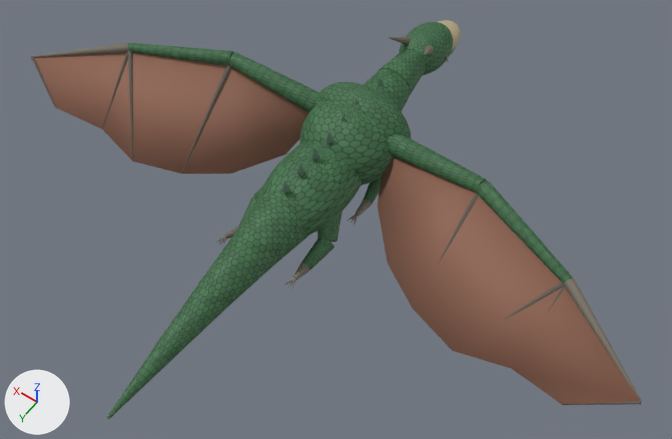
The glTF model apps/aetherwing/public/models/dragon.glb, before and after one commit.
One viewpoint serves both versions: a 50 mm camera at (-10.11, 13.55, 19.65) aimed at (-1.09, 0.91, -0.2). Arrows for +X, +Y and +Z are at lower left; the lights stay in place. The picture after the commit comes second. Vertices at exactly the same position are counted once.

Objects in the first picture: 'Dragon_Body', 'Dragon_Chest', 'Dragon_Head', 'Dragon_Shoulder', 'Dragon_Tail_0', 'Dragon_Tail_1', 'Dragon_Tail_2', 'Dragon_WingArm_L1', 'Dragon_WingArm_L2', 'Dragon_WingArm_R1', 'Dragon_WingArm_R2', 'Dragon_WingFinger_R', 'Dragon_WingMembrane_L', 'Dragon_WingMembrane_R', 'Dragon_WingRib_RA', 'Dragon_WingRib_RB', 'Dragon_WingRib_RC' and 24 more.
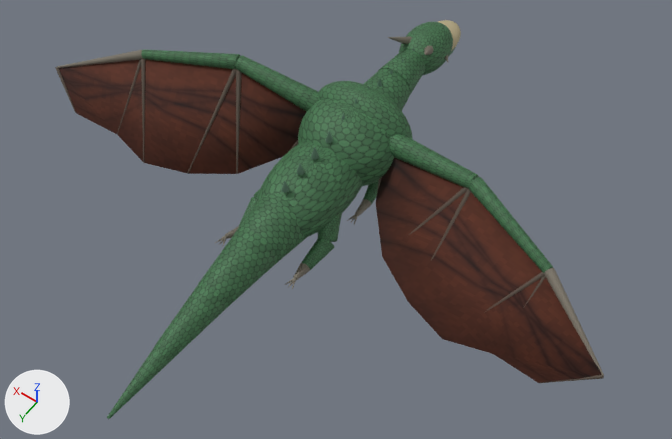
Pixel boxes [x1, y1, x2, y2] of what changed, in the pictures (672 x 439 px; the box of a moved part takes in the faces that stretch with it):
'Dragon_WingMembrane_L', surface changed, reshaped (14% narrower, 9% shorter)
    before: [377, 156, 640, 404]
    after: [376, 157, 602, 383]
'Dragon_WingMembrane_R', surface changed, reshaped (10% narrower)
    before: [35, 52, 309, 174]
    after: [59, 59, 306, 174]
'Dragon_WingArm_L2', reshaped (11% narrower, 7% shorter)
    before: [476, 181, 572, 283]
    after: [468, 177, 553, 272]
'Dragon_WingArm_R2', reshaped (6% narrower, 17% shorter)
    before: [128, 43, 235, 66]
    after: [141, 50, 241, 69]
'Dragon_WingFinger_R', reshaped (10% narrower, 19% taller)
    before: [33, 43, 129, 58]
    after: [57, 50, 143, 68]
'Dragon_WingRib_LTip', added
    after: [542, 375, 604, 383]
'Dragon_WingRib_RTip', added
    after: [55, 67, 76, 113]
part 6 of me_cone_034, moved or reshaped
    before: [181, 65, 232, 174]
    after: [236, 69, 242, 174]
part 7 of me_cone_035, moved or reshaped
    before: [128, 51, 133, 161]
    after: [187, 69, 236, 173]
part 8 of me_cone_036, moved or reshaped
    before: [102, 52, 128, 129]
    after: [141, 58, 146, 163]

The change, as a list of edits to the scene's bpy script:
```text
Change mat_wing_membrane:
    remove mat_wing_membrane.base_color = (0.28, 0.13, 0.085)  # brown #906552
    add mat_wing_membrane.texture = img_aetherwing_membranetexture
    mat_wing_membrane.metallic: 0.005 -> 0.003
    mat_wing_membrane.roughness: 0.79 -> 0.88
Change me_cone_013:
    remove me_cone_013.from_pydata(...)  # 120 vertices, 236 faces; spans x -7.3..-4.09, y -1.49..-0.05, z 0.68..1.4
    add me_cone_013.from_pydata(...)  # 120 vertices, 236 faces; spans x -6.78..-3.85, y -1.48..-0.06, z 0.68..1.4
    me_cone_013 part 1: the whole mesh is multiplied about its middle by the matrix ((0.926, 0.059, -0.018), (-0.005, 0.989, 0.007), (0.0, 0.0, 0.999)), then moved by (0.38, 0.0, 0.0)
Change me_cone_032:
    remove me_cone_032.from_pydata(...)  # 120 vertices, 236 faces; spans x 4.09..7.3, y -1.49..-0.05, z 0.68..1.4
    add me_cone_032.from_pydata(...)  # 120 vertices, 236 faces; spans x 3.85..6.78, y -1.48..-0.06, z 0.68..1.4
    me_cone_032 part 2: the whole mesh is multiplied about its middle by the matrix ((0.926, -0.059, 0.018), (0.005, 0.989, 0.007), (0.0, 0.0, 0.999)), then moved by (-0.38, 0.0, 0.0)
Change me_cone_033:
    remove me_cone_033.from_pydata(...)  # 96 vertices, 188 faces; spans x 7.19..10.07, y -0.3..1.4, z 0.1..0.96
    add me_cone_033.from_pydata(...)  # 96 vertices, 188 faces; spans x 6.65..9.07, y -0.29..1.32, z 0.14..0.96
    me_cone_033 part 3: the whole mesh is multiplied about its middle by the matrix ((0.903, -0.11, 0.04), (-0.003, 0.964, 0.026), (0.01, 0.005, 0.993)), then moved by (-0.75, -0.04, 0.02)
Change me_dragon_wingmembrane_lmesh:
    remove me_dragon_wingmembrane_lmesh.from_pydata(...)  # 20 vertices, 36 faces; spans x -10.06..-1.02, y -1.62..2.11, z -1.17..1.21
    add me_dragon_wingmembrane_lmesh.from_pydata(...)  # 20 vertices, 36 faces; spans x -9.06..-1.02, y -1.62..1.95, z -1.1..1.21
    me_dragon_wingmembrane_lmesh part 4: 18 of 20 vertices moved; they spanned x -10.06..-1.61, y -1.28..2.11, z -1.17..1.21 and now span x -9.06..-1.55, y -1.28..1.95, z -1.1..1.21; mean shift (0.43, -0.06, 0.04); largest move (-10.06, 1.38, 0.12) -> (-9.06, 1.3, 0.16)
Change me_dragon_wingmembrane_rmesh:
    remove me_dragon_wingmembrane_rmesh.from_pydata(...)  # 20 vertices, 36 faces; spans x 1.03..10.07, y -1.65..2.1, z -1.2..1.18
    add me_dragon_wingmembrane_rmesh.from_pydata(...)  # 20 vertices, 36 faces; spans x 1.03..9.07, y -1.65..1.94, z -1.13..1.18
    me_dragon_wingmembrane_rmesh part 5: 18 of 20 vertices moved; they spanned x 1.62..10.07, y -1.31..2.1, z -1.2..1.18 and now span x 1.56..9.07, y -1.3..1.94, z -1.13..1.18; mean shift (-0.43, -0.06, 0.04); largest move (10.07, 1.36, 0.09) -> (9.07, 1.28, 0.13)
Change me_cone_034:
    remove me_cone_034.from_pydata(...)  # 61 vertices, 118 faces; spans x 4.03..4.24, y -1.33..1.55, z -1.18..1.24
    add me_cone_034.from_pydata(...)  # 61 vertices, 118 faces; spans x 2.54..4.0, y -1.34..0.78, z -0.92..1.24
    me_cone_034 part 6: the whole mesh is multiplied about its middle by the matrix ((0.901, -0.498, -0.055), (0.562, 0.814, 0.082), (-0.003, 0.081, 0.987)), then moved by (-0.86, -0.37, 0.13)
Change me_cone_035:
    remove me_cone_035.from_pydata(...)  # 61 vertices, 118 faces; spans x 5.54..7.32, y -0.23..2.04, z -1.17..0.87
    add me_cone_035.from_pydata(...)  # 61 vertices, 118 faces; spans x 3.84..4.01, y -1.33..1.48, z -1.11..1.24
    me_cone_035 part 7: the whole mesh is multiplied about its middle by the matrix ((0.846, 0.621, -0.002), (-0.62, 0.844, 0.077), (0.047, -0.061, 1.047)), then moved by (-2.53, -0.83, 0.21)
Change me_cone_036:
    remove me_cone_036.from_pydata(...)  # 61 vertices, 118 faces; spans x 7.04..7.32, y -0.22..1.72, z -0.96..0.86
    add me_cone_036.from_pydata(...)  # 61 vertices, 118 faces; spans x 5.17..6.79, y -0.23..1.93, z -1.09..0.87
    me_cone_036 part 8: the whole mesh is multiplied about its middle by the matrix ((1.073, -0.614, 0.089), (0.621, 1.067, -0.122), (-0.017, 0.15, 1.231)), then moved by (-1.19, 0.12, -0.06)
Add ob_dragon_wingrib_rtip:
    ob_dragon_wingrib_rtip = bpy.data.objects.new('Dragon_WingRib_RTip', me_cone_041_1)  # 130 vertices, 256 faces; spans x 7.816..9.088, y 1.256..1.947, z -0.547..0.203; in mat_wing_veins (brown #52483e)
    ob_dragon_wingrib_rtip.location = (0.0, 0.0, 0.0)
Add ob_dragon_wingrib_ltip:
    ob_dragon_wingrib_ltip = bpy.data.objects.new('Dragon_WingRib_LTip', me_cone_020_1)  # 130 vertices, 256 faces; spans x -9.088..-7.816, y 1.256..1.947, z -0.547..0.203; in mat_wing_veins (brown #52483e)
    ob_dragon_wingrib_ltip.location = (0.0, 0.0, 0.0)
```
